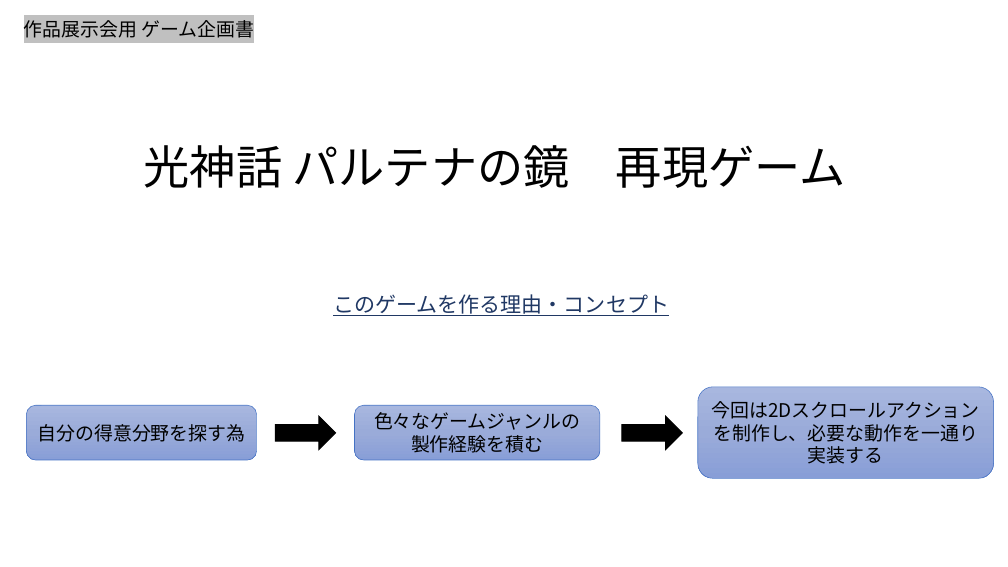
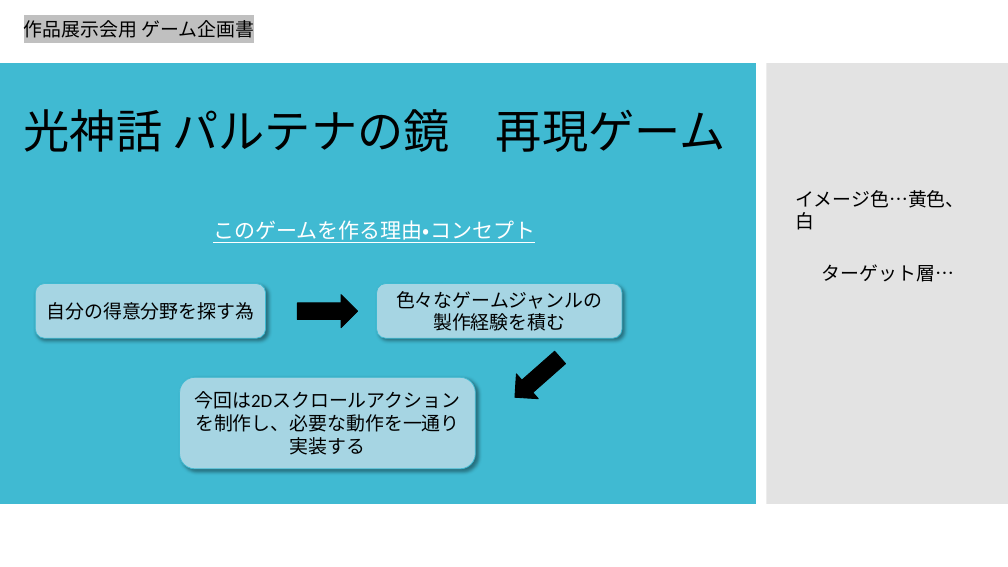
Before and after one commit to kakisawa/PalutenaGame, a slide deck: slide 1 of PalutenaGame/作品展示会用.pptx. Drawn at 1008x567 pixels with LibreOffice and Linux fonts; fonts in the diff are those of the drawing. Boxes give left, top, right and bottom in pixels: in the first picture for what was removed or moved away, otherwise in the second. Text is boxed around its words. In the diff, an @@ line names an element or a change of style, - is before the commit and + after.

```diff
--- a/PalutenaGame/作品展示会用.pptx
+++ b/PalutenaGame/作品展示会用.pptx
@@ rectangle added at bbox=[0, 63, 756, 504], fill #40BAD2 @@
@@ rectangle added at bbox=[767, 63, 1008, 504], fill #C8C8C8 at 50% opacity @@
@@ text "光神話 パルテナの鏡 再現ゲーム": place and size @@
-text "光神話 パルテナの鏡 再現ゲーム" at bbox=[144, 145, 846, 188]
+text "光神話 パルテナの鏡 再現ゲーム" at bbox=[24, 109, 726, 152]
@@ text added at bbox=[795, 190, 965, 230], 18 pt, text #000000 @@
+イメージ色…黄色、白
@@ text "このゲームを作る理由・コンセプト": place and size @@
-text "このゲームを作る理由・コンセプト" at bbox=[333, 294, 669, 316]
+text "このゲームを作る理由・コンセプト" at bbox=[213, 220, 535, 243]
@@ text "このゲームを作る理由・コンセプト" at bbox=[213, 220, 535, 243]: font Noto Sans CJK JP to Calibri, text colour #203864 to #FFFFFF @@
@@ text added at bbox=[822, 264, 954, 282], 18 pt, text #000000 @@
+ターゲット層…
@@ rounded rectangle "自分の得意分野を探す為": place and size @@
-rounded rectangle "自分の得意分野を探す為" at bbox=[26, 405, 257, 460]
+rounded rectangle "自分の得意分野を探す為" at bbox=[36, 284, 266, 338]
@@ right arrow: place and size @@
-right arrow at bbox=[275, 417, 336, 450]
+right arrow at bbox=[297, 295, 358, 328]
@@ right arrow at bbox=[297, 295, 358, 328]: outline #000000 1 pt to #000000 0.85 pt @@
@@ rounded rectangle "色々なゲームジャンルの製作経験を積む": place and size @@
-rounded rectangle "色々なゲームジャンルの製作経験を積む" at bbox=[355, 405, 600, 460]
+rounded rectangle "色々なゲームジャンルの製作経験を積む" at bbox=[377, 284, 622, 338]
@@ right arrow at bbox=[504, 345, 571, 410]: outline #000000 1 pt to #000000 0.85 pt; rotation 0 to 138 degrees @@
@@ font Noto Sans CJK JP to Calibri; fill gradient #A8B7DF to #9AABD9 to #889ED7 to #A7D5E3; outline #4472C4 0.5 pt to #40BAD2 0.75 pt; shadow on in 3 elements at bbox=[36, 284, 266, 338], bbox=[377, 284, 622, 338], bbox=[180, 377, 476, 469] @@
@@ rounded rectangle "今回は2Dスクロールアクション": place and size @@
-rounded rectangle "今回は2Dスクロールアクション" at bbox=[698, 387, 994, 479]
+rounded rectangle "今回は2Dスクロールアクション" at bbox=[180, 377, 476, 469]
```
Also in this commit, not shown: 5 other slides changed, 4 slides added, 1 other file.
